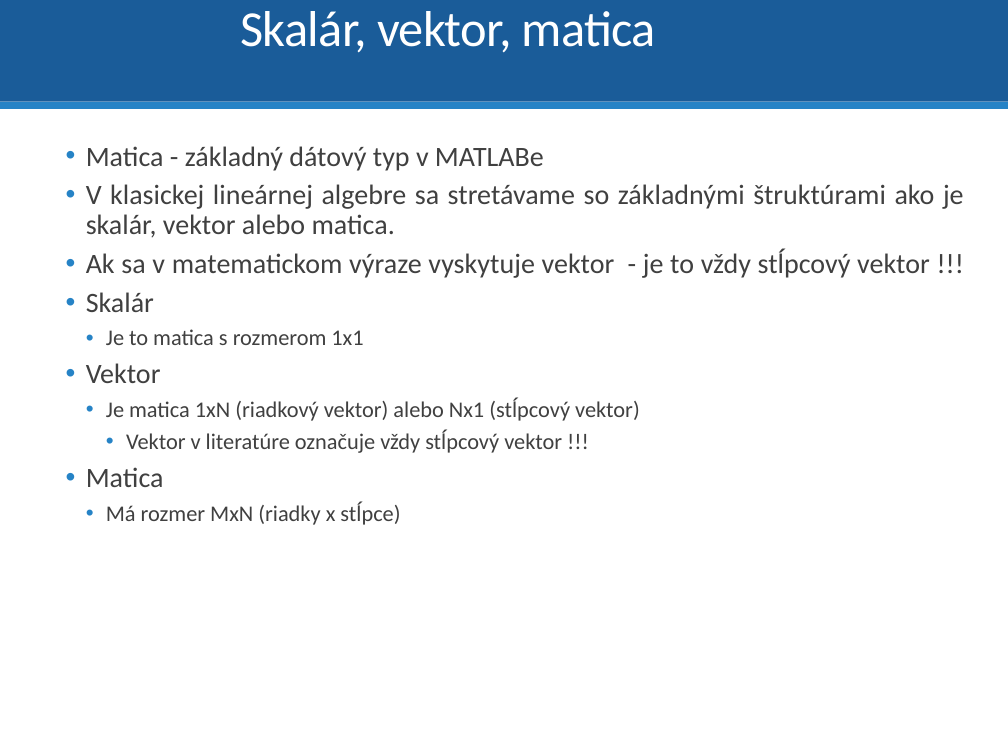
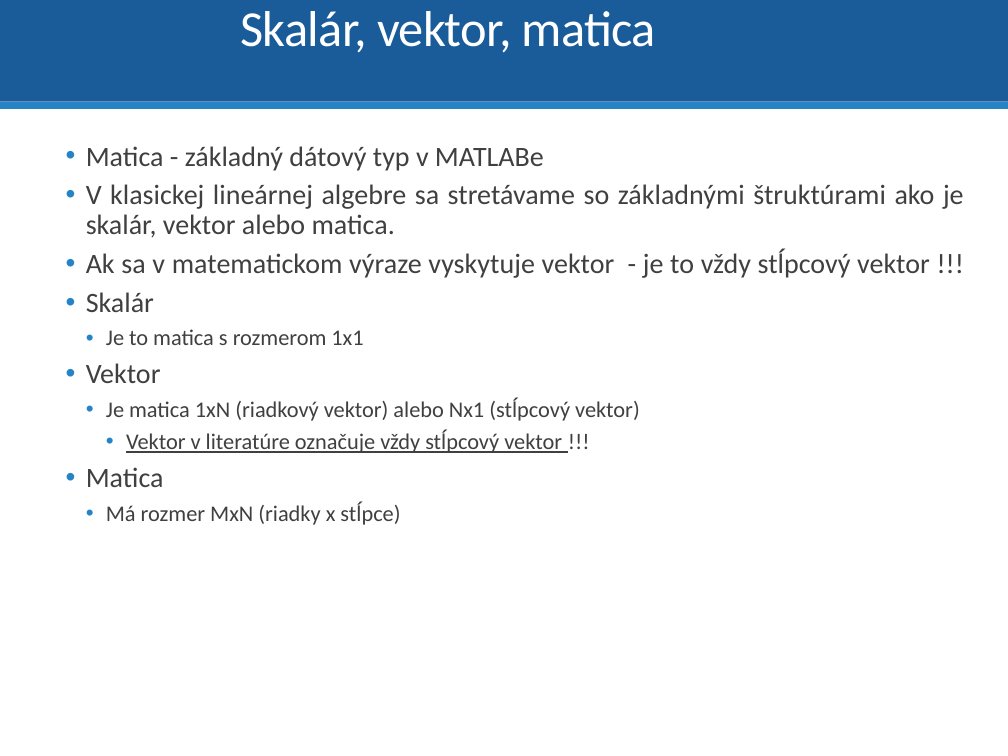
Before and after one commit to dodekm/TeamProjektKybernetika, a slide deck: slide 12 of Nove prednasky/P0_Opakovanie_Matlab_Simulink.pptx (slide 11 before the commit). Drawn at 1008x756 pixels with LibreOffice and Linux fonts; fonts in the diff are those of the drawing. Boxes give left, top, right and bottom in pixels: in the first picture for what was removed or moved away, otherwise in the second. Text is boxed around its words. In the diff, an @@ line names an element or a change of style, - is before the commit and + after.

```diff
--- a/Nove prednasky/P0_Opakovanie_Matlab_Simulink.pptx
+++ b/Nove prednasky/P0_Opakovanie_Matlab_Simulink.pptx
@@ text at box(126, 430, 562, 453): underline on in "Vektor v literatúre označuje vždy stĺpcový vektor" @@
```
Also in this commit, not shown: 14 other slides changed, 1 slide added, 1 slide removed, 2 other files.
